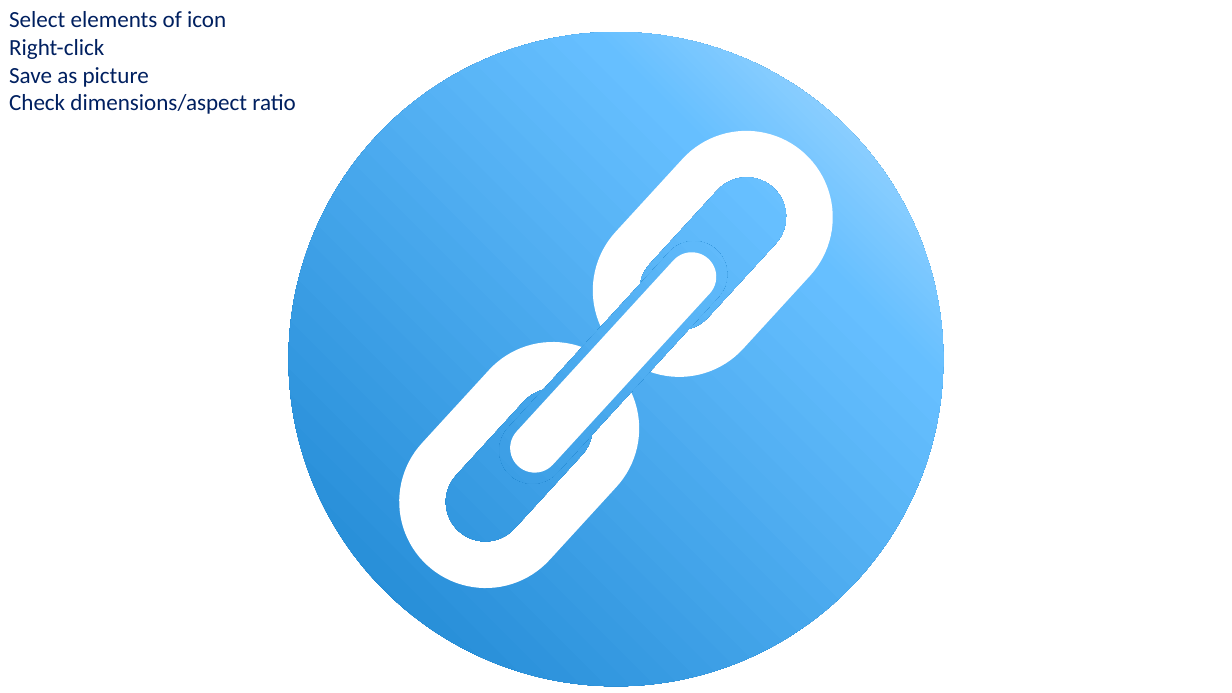
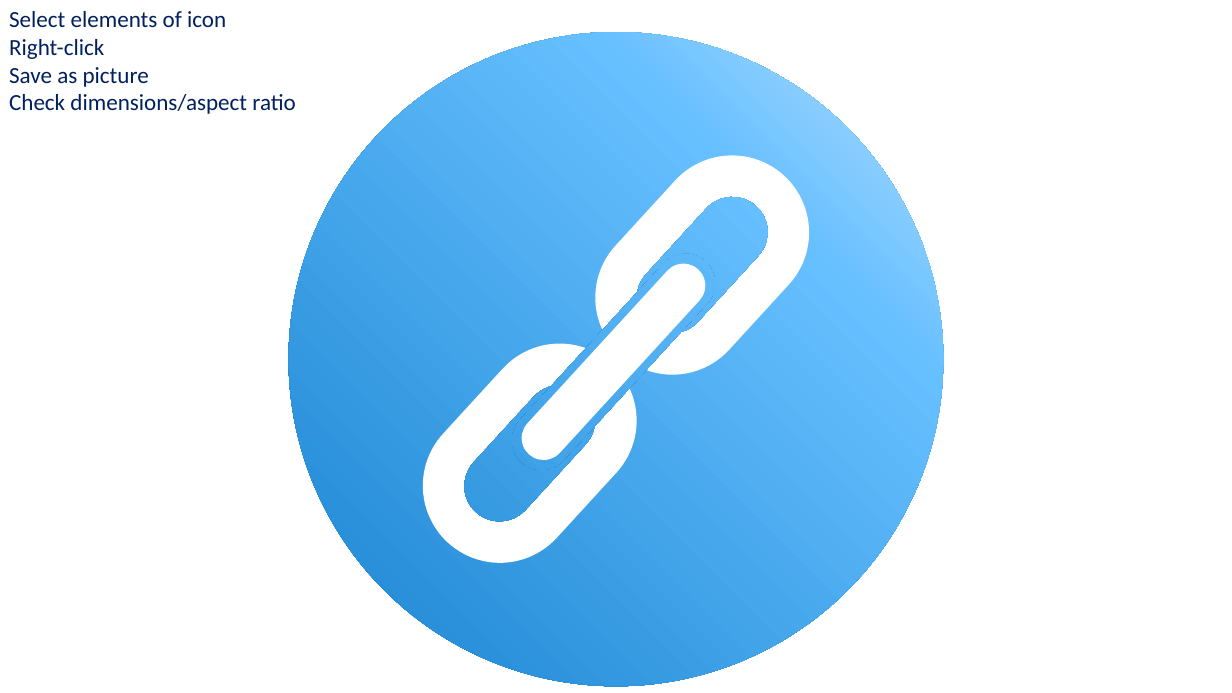
Before and after one commit to OleksiyRudenko/gd-linkman, a slide deck: slide 3 of dist-env/src/cws/app-promo/promo.pptx. Drawn at 1232x693 pixels with LibreOffice and Linux fonts; fonts in the diff are those of the drawing. Boxes give left, top, right and bottom in pixels: in the first picture for what was removed or moved away, otherwise in the second. Text is boxed around its words. In the diff, an @@ line names an element or a change of style, - is before the commit and + after.

Commit message:
improve ico elements ratio

```diff
--- a/dist-env/src/cws/app-promo/promo.pptx
+++ b/dist-env/src/cws/app-promo/promo.pptx
@@ rounded rectangle: place and size @@
-rounded rectangle at [557, 95, 869, 413]
+rounded rectangle at [564, 124, 842, 407]
@@ rounded rectangle: place and size @@
-rounded rectangle at [624, 162, 803, 347]
+rounded rectangle at [623, 182, 782, 347]
@@ rounded rectangle: place and size @@
-rounded rectangle at [486, 227, 741, 497]
+rounded rectangle at [500, 241, 727, 482]
@@ rounded rectangle: place and size @@
-rounded rectangle at [500, 242, 727, 483]
+rounded rectangle at [513, 255, 714, 469]
@@ rounded rectangle: place and size @@
-rounded rectangle at [363, 306, 675, 624]
+rounded rectangle at [391, 311, 669, 594]
@@ rounded rectangle: place and size @@
-rounded rectangle at [429, 372, 608, 558]
+rounded rectangle at [450, 371, 609, 536]
```
